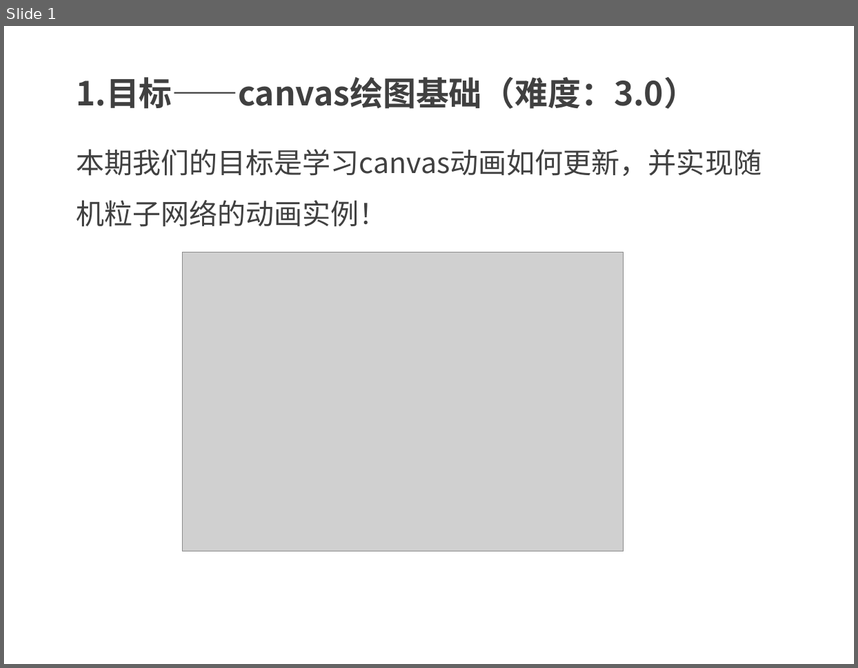
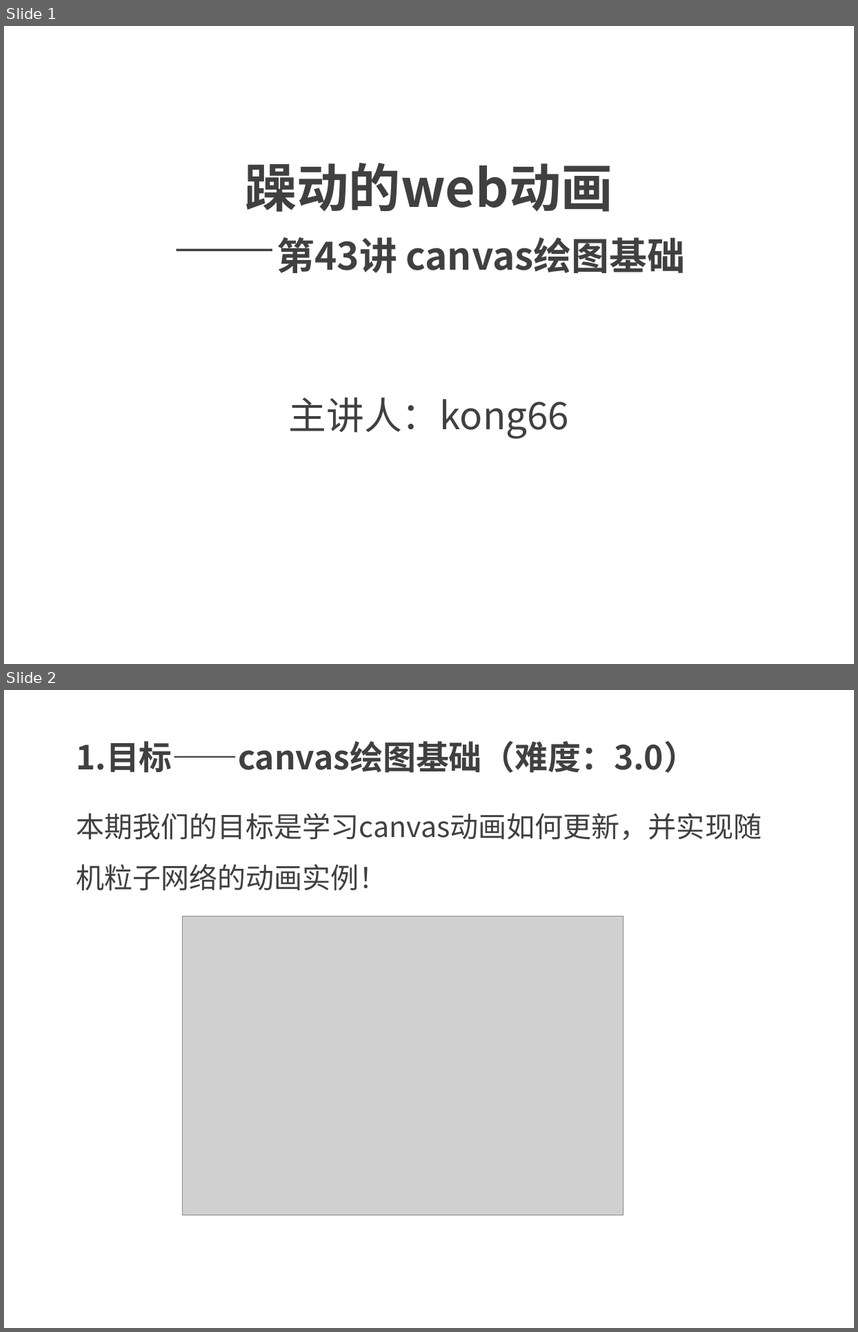
Before and after one commit to kong66/webAni, a slide deck: 43-canvas-particle-web/43.pptx. Shown one above the other, each under a label of ours: slide 1 before the commit, slides 1 and 2 after it. The pictures are 858x668 and 858x1332 pixels, drawn with LibreOffice and Linux fonts; fonts in the diff are those of the drawing; grey boxes stand for pictures. Boxes give left, top, right and bottom in pixels: in the first picture for what was removed or moved away, otherwise in the second. Text is boxed around its words. In the diff, an @@ line names an element or a change of style, - is before the commit and + after.

```diff
--- a/43-canvas-particle-web/43.pptx
+++ b/43-canvas-particle-web/43.pptx
@@ slide 1 added at [4, 26, 854, 664], background #FFFFFF @@
@@ title added at [245, 163, 685, 273], 32 pt, text #404040, bold @@
+躁动的web动画
+——第43讲 canvas绘图基础
@@ subtitle added at [289, 397, 570, 439], 32 pt, text #404040 @@
+主讲人：kong66
@@ what was slide 1 is now slide 2 @@
```
Also in this commit, not shown: 4 other files.
